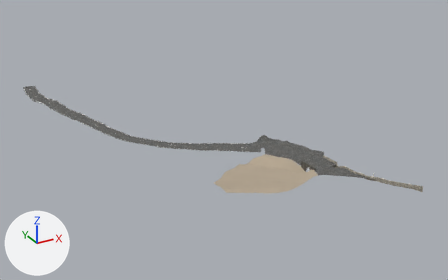
A saved change to the glTF model acr-grand-caunet/modele/apercu/annexes.glb.
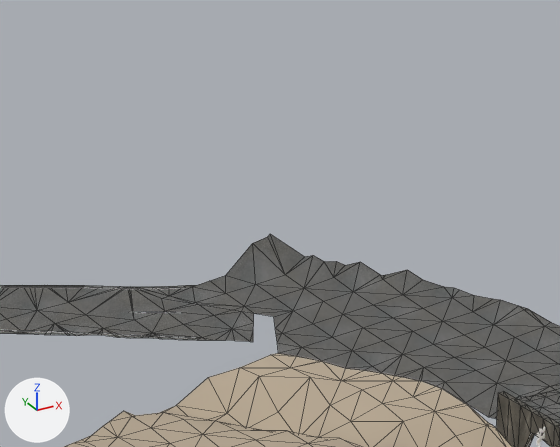
The first picture shows the older version from a 50 mm camera at (-380.0, 2404.0, -63.0) aimed at (-277.0, 2592.0, -157.0). The close-ups show the older and then the newer version on the part from 49% to 70% of the width and 34% to 61% of the height of that picture. Only the edits that show in the close-ups are written down. Arrows for +X, +Y and +Z are at lower left; the lights stay in place. The close-ups show mesh edges as thin lines. Vertices at exactly the same position are counted once.

The first close-up shows 'enrobe_lion_d_or', 'enrobe_prolongement_lion_d_or_0', 'parapets_sombres_lion_d_or', 'terre_plein_lion_d_or' and 2 more.
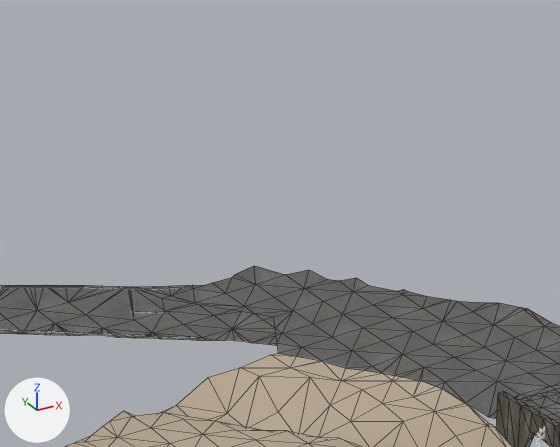
Patch to the scene script:
```diff
--- a/acr-grand-caunet/modele/apercu/annexes.glb.py
+++ b/acr-grand-caunet/modele/apercu/annexes.glb.py
@@ me_enrobe_lion_d_or @@
 # used by ob_enrobe_lion_d_or; location = (0.0, 0.0, 0.0)
-me_enrobe_lion_d_or.from_pydata(...)  # 418 vertices, 574 faces; spans x -279.8..-259.5, y 2527.5..2571.4, z -150.9..-148.1
+me_enrobe_lion_d_or.from_pydata(...)  # 407 vertices, 563 faces; spans x -279.8..-259.5, y 2527.5..2570.9, z -150.6..-148.9
+# me_enrobe_lion_d_or part 1: 6 vertices moved from x -277.7..-264.5, y 2557.9..2571.2, z -150.1..-148.9 to x -277.8..-264.5, y 2557.7..2570.9, z -150.1..-149.0; 24 vertices removed from x -273.5..-265.6, y 2560.5..2571.4, z -149.6..-148.1; 15 vertices added at x -275.0..-266.5, y 2560.9..2570.8, z -149.8..-149.2
+# me_enrobe_lion_d_or part 2: 1 vertex moved from x -270.5, y 2551.4, z -149.7 to x -270.5, y 2551.4, z -149.5; 4 vertices removed from x -271.9..-270.0, y 2548.9..2549.4, z -150.5..-149.5; 4 vertices added at x -271.9..-270.0, y 2548.9..2549.4, z -150.3..-149.4
+# other edits to the shape of me_enrobe_lion_d_or do not show in these pictures
 me_enrobe_lion_d_or.materials.append(mat_enrobe)
@@ me_enrobe_prolongement_lion_d_or_0 @@
 # used by ob_enrobe_prolongement_lion_d_or_0; location = (0.0, 0.0, 0.0)
-me_enrobe_prolongement_lion_d_or_0.from_pydata(...)  # 650 vertices, 761 faces; spans x -331.4..-276.5, y 2563.4..2688.3, z -156.2..-150.1
+me_enrobe_prolongement_lion_d_or_0.from_pydata(...)  # 643 vertices, 755 faces; spans x -331.4..-275.8, y 2562.2..2688.3, z -156.2..-150.1
+# me_enrobe_prolongement_lion_d_or_0 part 3
+# 24 vertices are removed from x -279.8..-277.1, y 2564.6..2571.1, z -150.3..-150.1
+# 33 faces are deleted
+# 2 vertices move from x -278.5..-278.3, y 2563.4..2563.5, z -150.3 to x -278.8..-278.5, y 2563.4..2563.8, z -150.3
+# 17 vertices are added at x -279.2..-275.8, y 2562.2..2570.9, z -150.3..-150.1
+# 27 new faces join them
 me_enrobe_prolongement_lion_d_or_0.materials.append(mat_enrobe)
```

Changed parts and their boxes (x1, y1, x2, y2) in the close-ups (560 x 447 px; the box of a moved part takes in the faces that stretch with it):
'enrobe_lion_d_or', reshaped
    before: (163, 234, 560, 424)
    after: (163, 266, 560, 424)
'enrobe_prolongement_lion_d_or_0', reshaped
    before: (0, 285, 254, 342)
    after: (0, 285, 277, 345)
part 1 of me_enrobe_lion_d_or, moved or reshaped
    before: (226, 234, 492, 321)
    after: (233, 266, 486, 321)
part 2 of me_enrobe_lion_d_or, moved or reshaped
    before: (445, 361, 555, 419)
    after: (445, 361, 549, 418)
part 3 of me_enrobe_prolongement_lion_d_or_0, moved or reshaped
    before: (133, 285, 254, 342)
    after: (133, 285, 277, 345)
